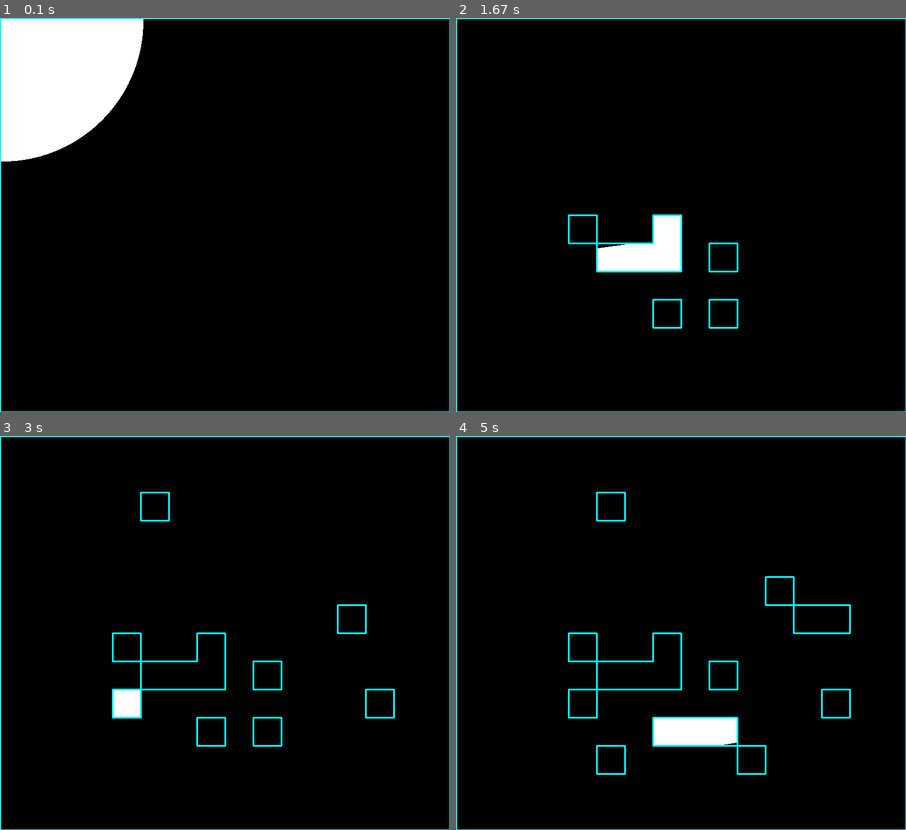
Above: before the commit, frames 1-4 (two rows, left to right).
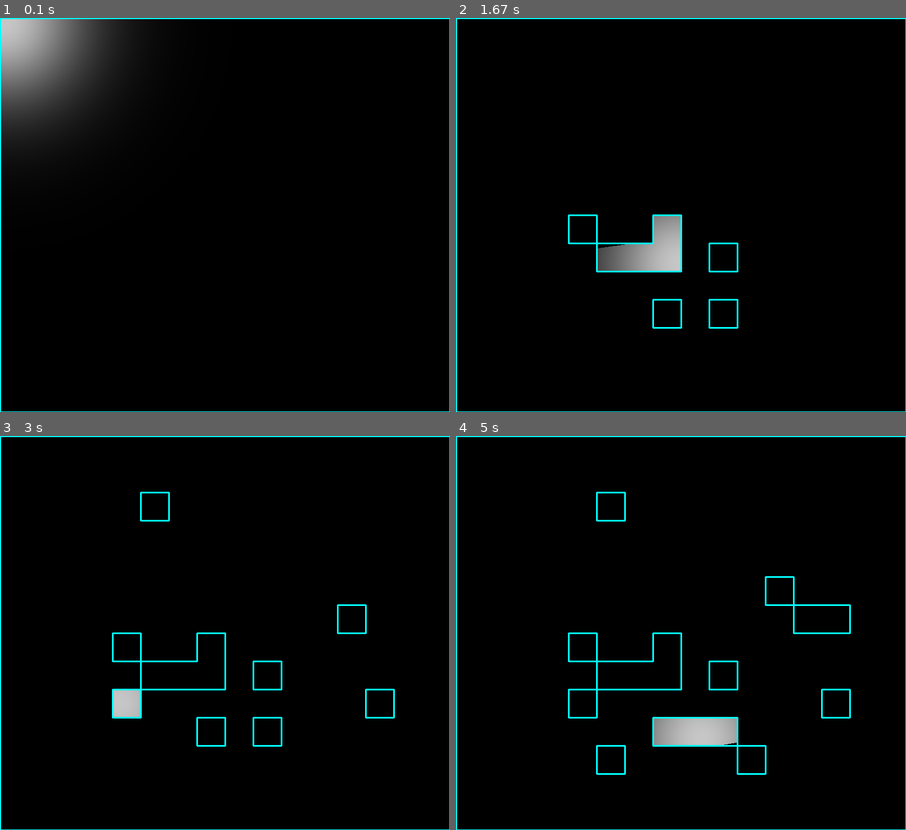
Above: after the commit, the same moments.

Repository: SushiOnToast/2D-raycasting-with-pygame
Game: pygame game, started from main.py
Two runs of this game, one before a commit and one after it. Both use one fixed random seed, a clock stepped at 60 frames per second and the inputs below.
Inputs (mouse positions are in pixels of both pictures, inside the frame that each line leads up to):
- Up to frame 1 (0.1 s): no input
- Up to frame 2 (1.67 s): press the mouse at (573, 218) at 0.37 s; move the mouse to (649, 258) at 0.47 s; release the mouse at (726, 301) at 0.6 s; press the mouse at (573, 218) at 0.7 s; move the mouse to (654, 234) at 0.8 s; release the mouse at (735, 250) at 0.93 s; press the mouse at (573, 218) at 1.03 s; move the mouse to (618, 266) at 1.13 s; release the mouse at (658, 317) at 1.27 s; click (681, 262) at 1.38 s
- Up to frame 3 (3 s): click (153, 502) at 1.72 s; click (364, 625) at 2.05 s; click (382, 711) at 2.38 s; click (117, 703) at 2.72 s
- Up to frame 4 (5 s): click (613, 747) at 3.05 s; click (775, 581) at 3.38 s; click (838, 629) at 3.72 s; click (762, 763) at 4.05 s; click (591, 692) at 4.38 s; click (699, 739) at 4.72 s

The runs differ from the first frame. In frame 1, 9.0% of the frame differs, in the area x 0-32%, y 0-37%; in frame 2, 1.6%; in frame 3, 0.4%; in frame 4, 1.2%.

Commit message:
add better lighting effect

Diff:
--- a/lighting.py
+++ b/lighting.py
@@ -3,11 +3,9 @@
 
 class LightingEffect:
     def __init__(self):
-        self.effect_size = (500, 500)
-        self.light_effect = pygame.Surface(self.effect_size)
-        self.light_effect.fill((0, 0, 0))
-        pygame.draw.circle(self.light_effect, (255, 255, 255), (self.effect_size[0] // 2, self.effect_size[1] // 2), 250)
-        self.light_effect.set_alpha(255)
+
+        self.light_effect = pygame.transform.scale_by(pygame.image.load("./light_effect.png").convert_alpha(), 0.75)
+        self.effect_size = self.light_effect.get_size()
         self.mouse_pos = None
         self.polygon = []
 
Binary file added: light_effect.png
